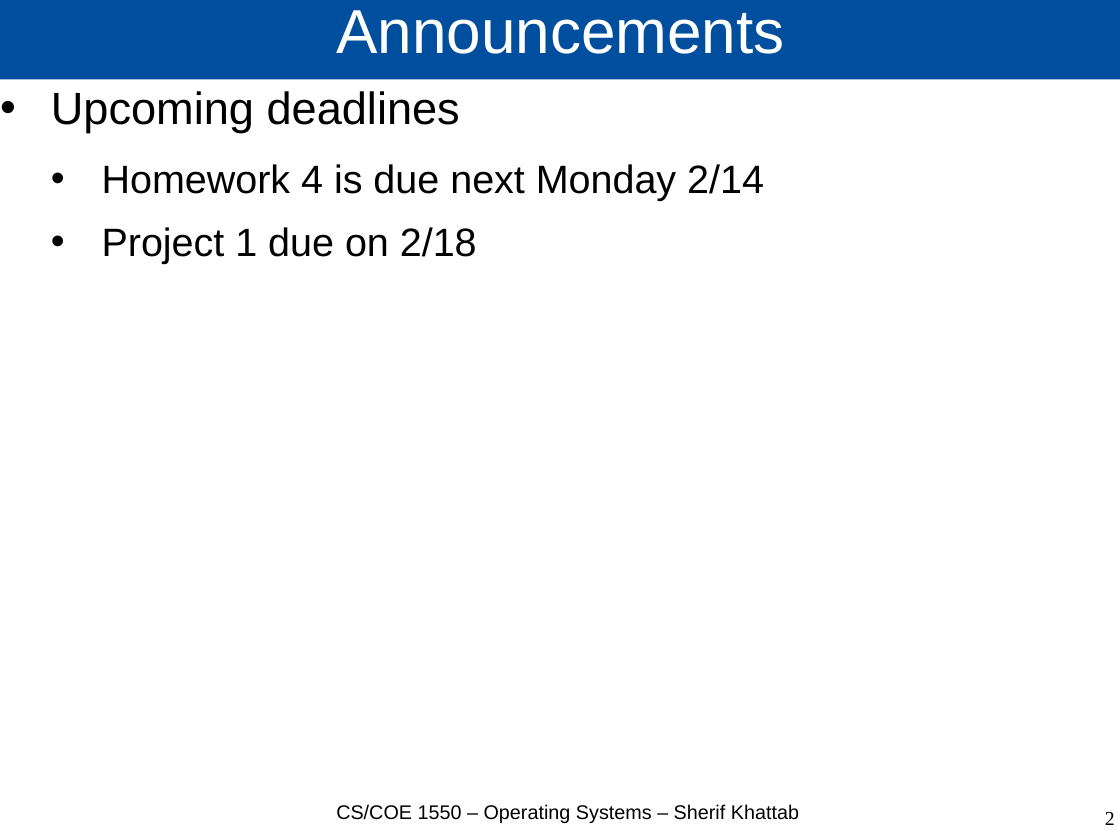
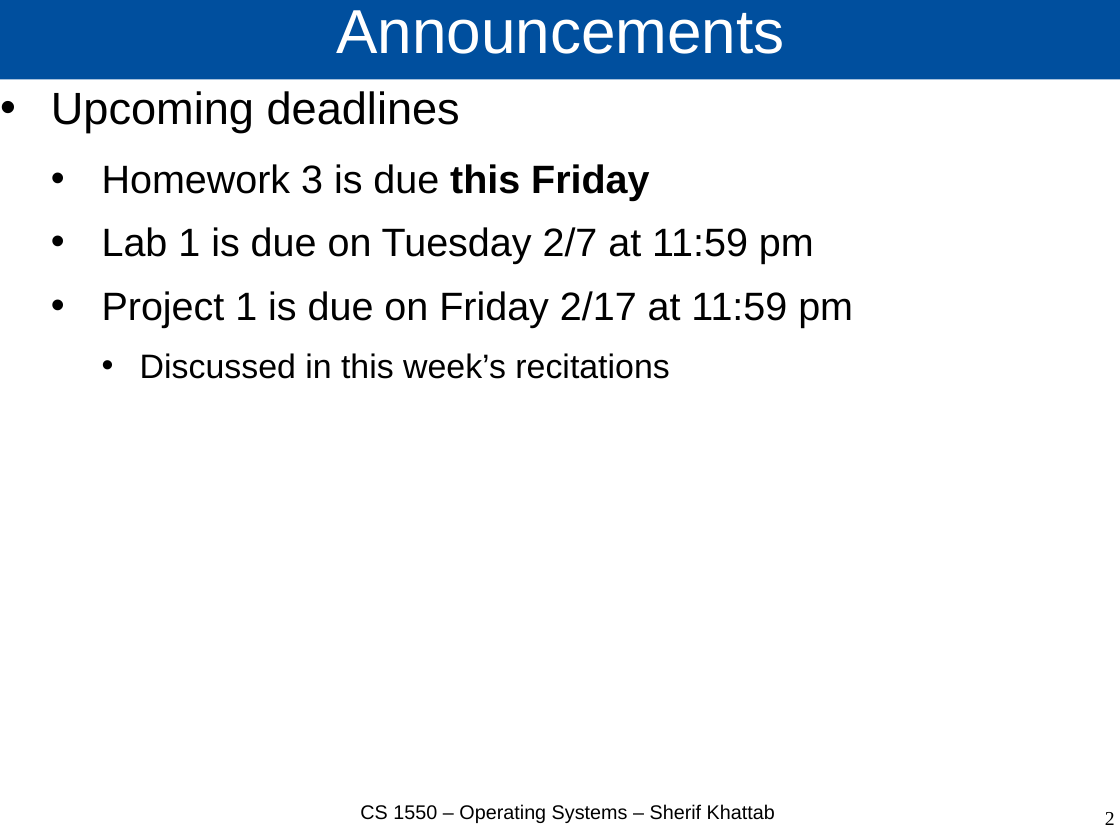
Before and after one commit to cs1550-2244/cs1550-code-handouts, a slide deck: slide 2 of DraftSlides/Lecture8.pptx. Drawn at 1120x840 pixels with LibreOffice and Linux fonts; fonts in the diff are those of the drawing. Boxes give left, top, right and bottom in pixels: in the first picture for what was removed or moved away, otherwise in the second. Text is boxed around its words. In the diff, an @@ line names an element or a change of style, - is before the commit and + after.

Commit message:
lecture 8

```diff
--- a/DraftSlides/Lecture8.pptx
+++ b/DraftSlides/Lecture8.pptx
@@ text at (102, 164, 853, 379): text changed @@
-  • Homework 4 is due next Monday 2/14
-  • Project 1 due on 2/18
+  • Homework 3 is due this Friday
+  • Lab 1 is due on Tuesday 2/7 at 11:59 pm
+  • Project 1 is due on Friday 2/17 at 11:59 pm
+    • Discussed in this week’s recitations
@@ text at (360, 804, 775, 823): text changed @@
-CS/COE 1550 – Operating Systems – Sherif Khattab
+CS 1550 – Operating Systems – Sherif Khattab
```
Also in this commit, not shown: 13 other slides changed, 12 slides added, 3 other files.
